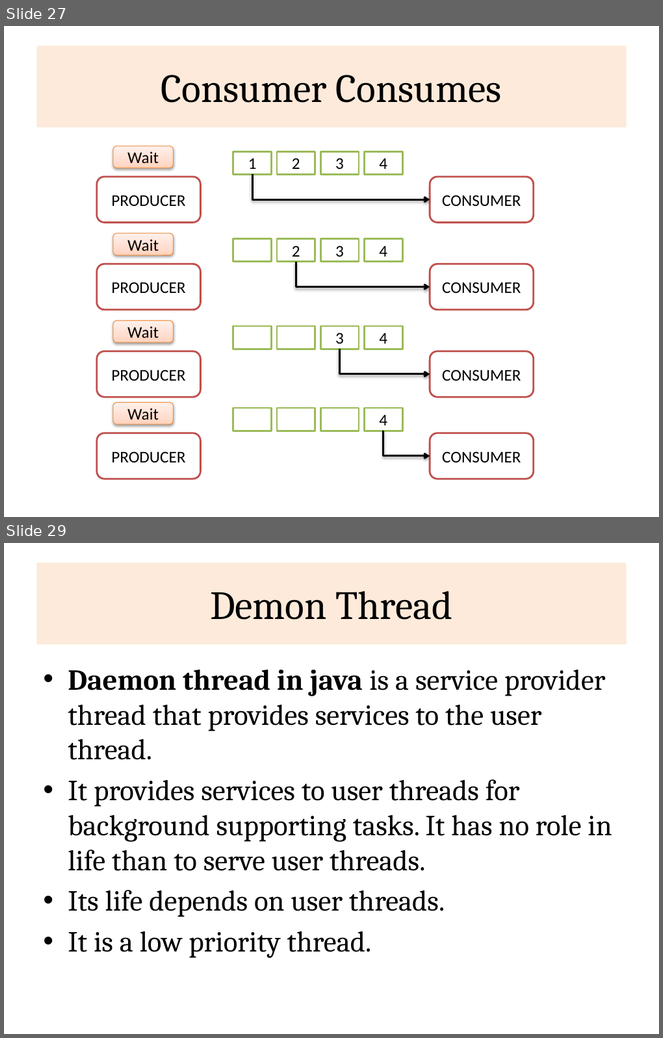
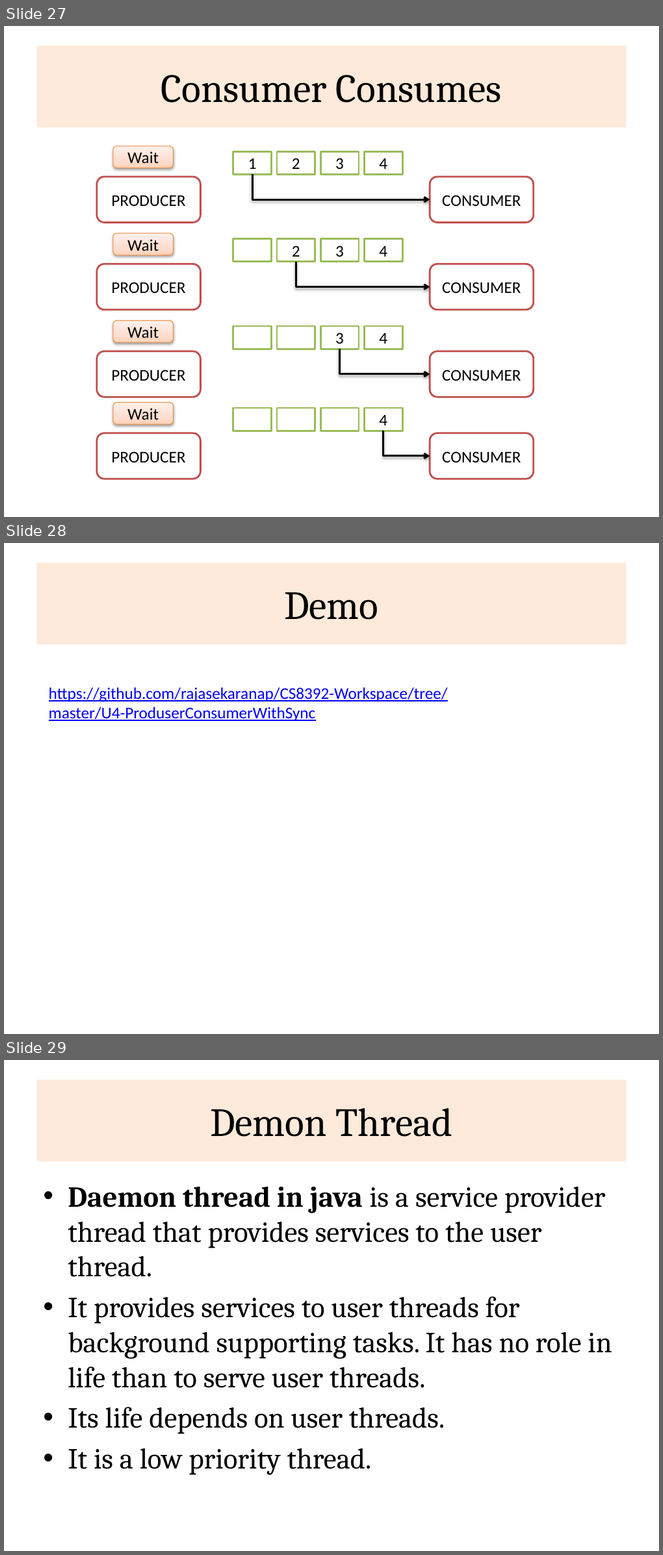
Before and after one commit to rajasekaran36/CS8392-OOPS, a slide deck: Slides/Unit 4/CS8392-U4-Multithreading.pptx. Shown one above the other, each under a label of ours: slides 27 and 29 before the commit, slides 27, 28 and 29 after it; the slides between them are not shown. The pictures are 663x1038 and 663x1555 pixels, drawn with LibreOffice and Linux fonts; fonts in the diff are those of the drawing. Boxes give left, top, right and bottom in pixels: in the first picture for what was removed or moved away, otherwise in the second. Text is boxed around its words. In the diff, an @@ line names an element or a change of style, - is before the commit and + after.

```diff
--- a/Slides/Unit 4/CS8392-U4-Multithreading.pptx
+++ b/Slides/Unit 4/CS8392-U4-Multithreading.pptx
@@ slide 28 added at (4,543,659,1034), background #FFFFFF @@
@@ title added at (36,563,627,644), fill #FDEADA, 44 pt, text #000000 @@
+Demo
@@ text added at (49,687,448,721), 18 pt, text #0000FF, underline @@
+https://github.com/rajasekaranap/CS8392-Workspace/tree/master/U4-ProduserConsumerWithSync
```
Also in this commit, not shown: 2 other slides added, 1 slide removed, 3 other files.
